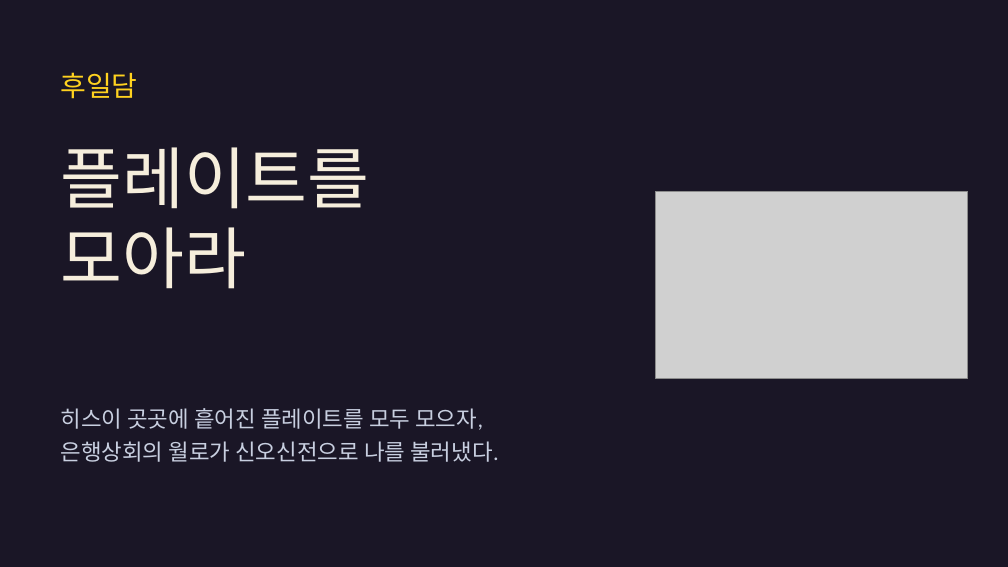
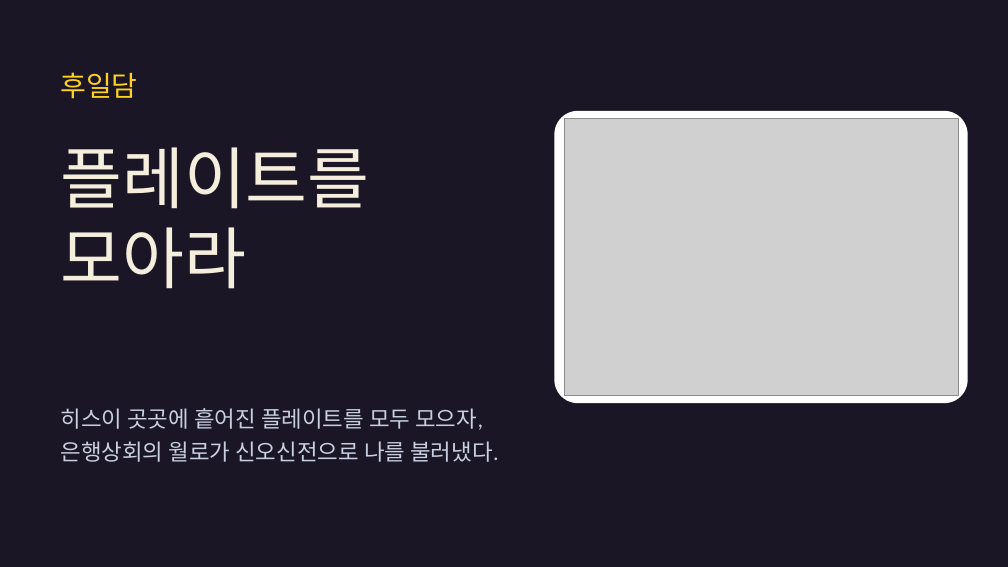
Before and after one commit to choivoo/-, a slide deck: slide 78 of 레전드_히스이_대모험_주거와도시.pptx. Drawn at 1008x567 pixels with LibreOffice and Linux fonts; fonts in the diff are those of the drawing; grey boxes stand for pictures. Boxes give left, top, right and bottom in pixels: in the first picture for what was removed or moved away, otherwise in the second. Text is boxed around its words. In the diff, an @@ line names an element or a change of style, - is before the commit and + after.

```diff
--- a/레전드_히스이_대모험_주거와도시.pptx
+++ b/레전드_히스이_대모험_주거와도시.pptx
@@ rounded rectangle added at bbox=[554, 111, 968, 403], fill #FFFFFF @@
@@ picture: place and size @@
-picture at bbox=[655, 191, 968, 379]
+picture at bbox=[564, 118, 958, 396]
```
Also in this commit, not shown: 3 other slides changed.
